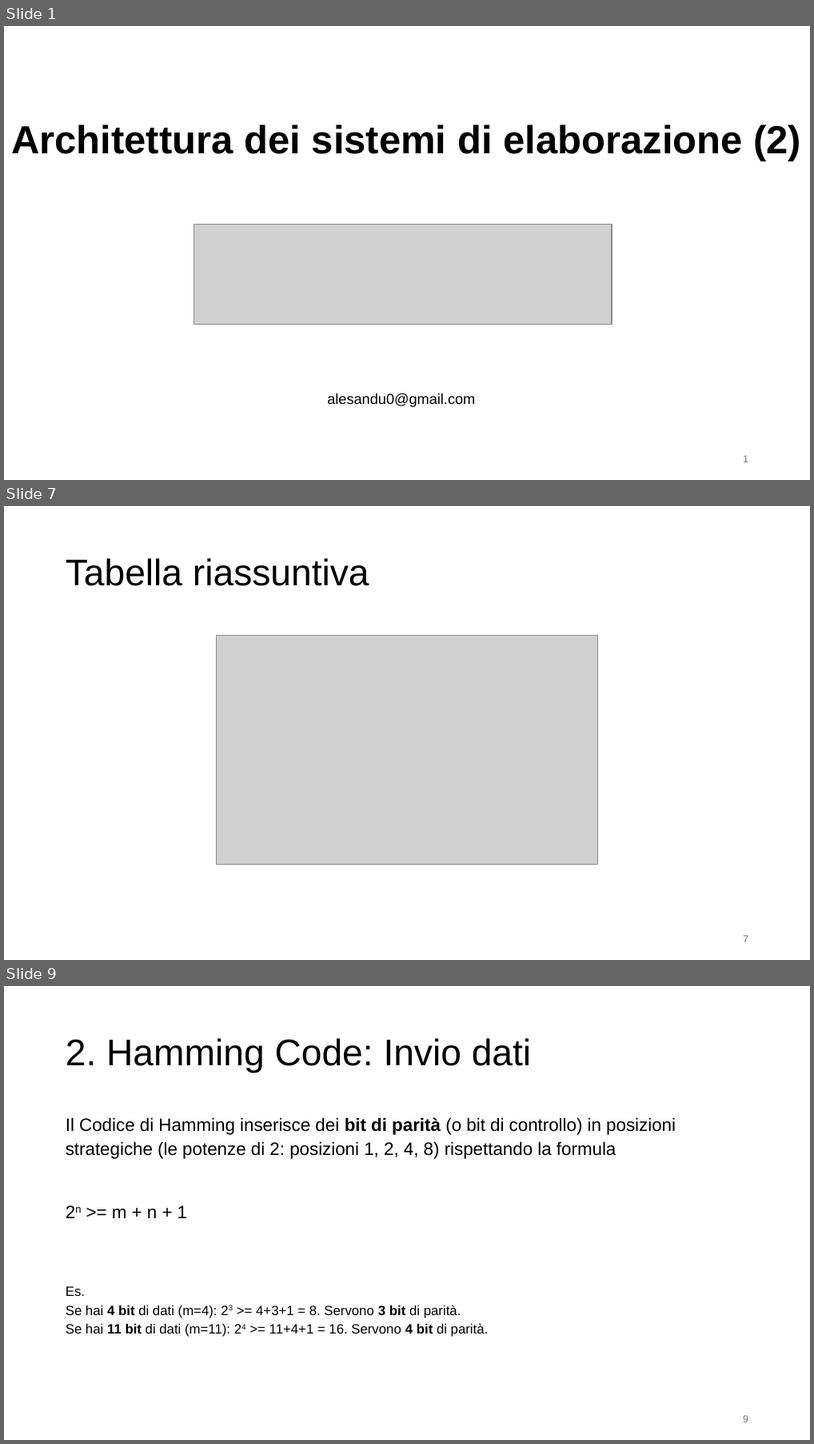
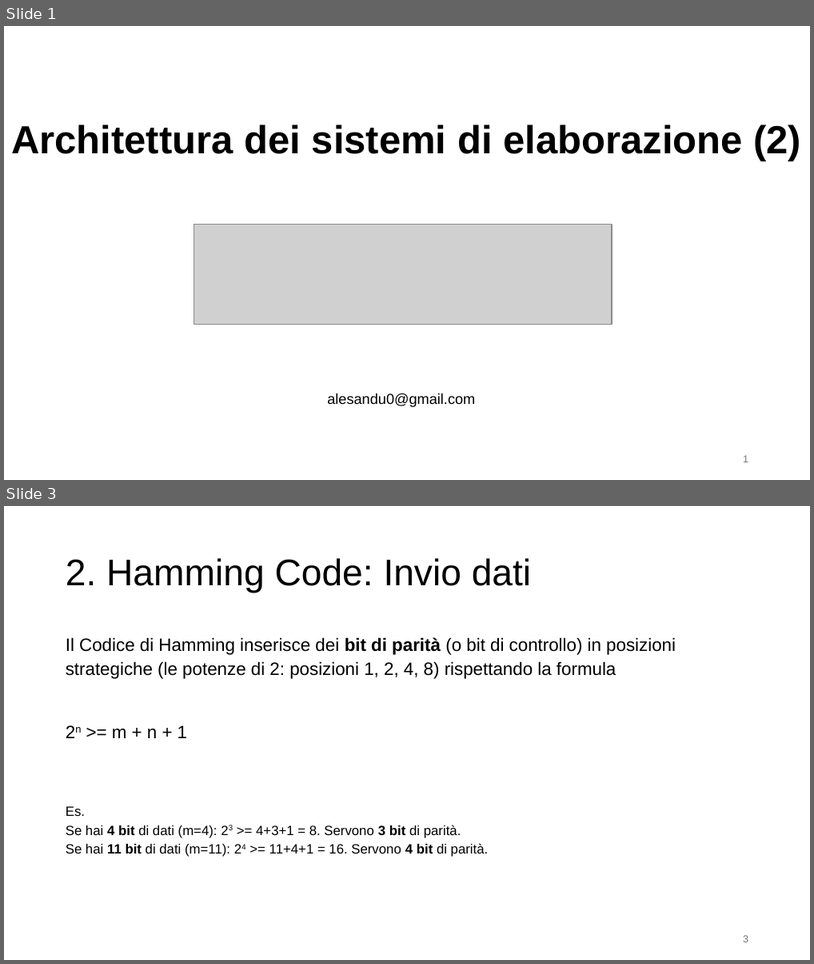
Before and after one commit to alesandu/Uni, a slide deck: Magistrale/Tutoraggio/IO/slide2.pptx. Shown one above the other, each under a label of ours: slides 1, 7 and 9 before the commit, slides 1 and 3 after it; the slides between them are not shown. The pictures are 814x1444 and 814x964 pixels, drawn with LibreOffice and Linux fonts; fonts in the diff are those of the drawing; grey boxes stand for pictures. Boxes give left, top, right and bottom in pixels: in the first picture for what was removed or moved away, otherwise in the second. Text is boxed around its words. In the diff, an @@ line names an element or a change of style, - is before the commit and + after.

```diff
--- a/Magistrale/Tutoraggio/IO/slide2.pptx
+++ b/Magistrale/Tutoraggio/IO/slide2.pptx
@@ slide 7 removed at [4, 506, 810, 960], background #FFFFFF @@
@@ title removed at [66, 558, 370, 586] @@
-Tabella riassuntiva
@@ picture removed at [216, 636, 598, 864] @@
@@ page number removed at [743, 935, 749, 942] @@
-7
@@ what was slide 9 is now slide 3 @@
```
Also in this commit, not shown: 7 slides changed, 5 slides added, 17 other slides removed, 7 other files.
